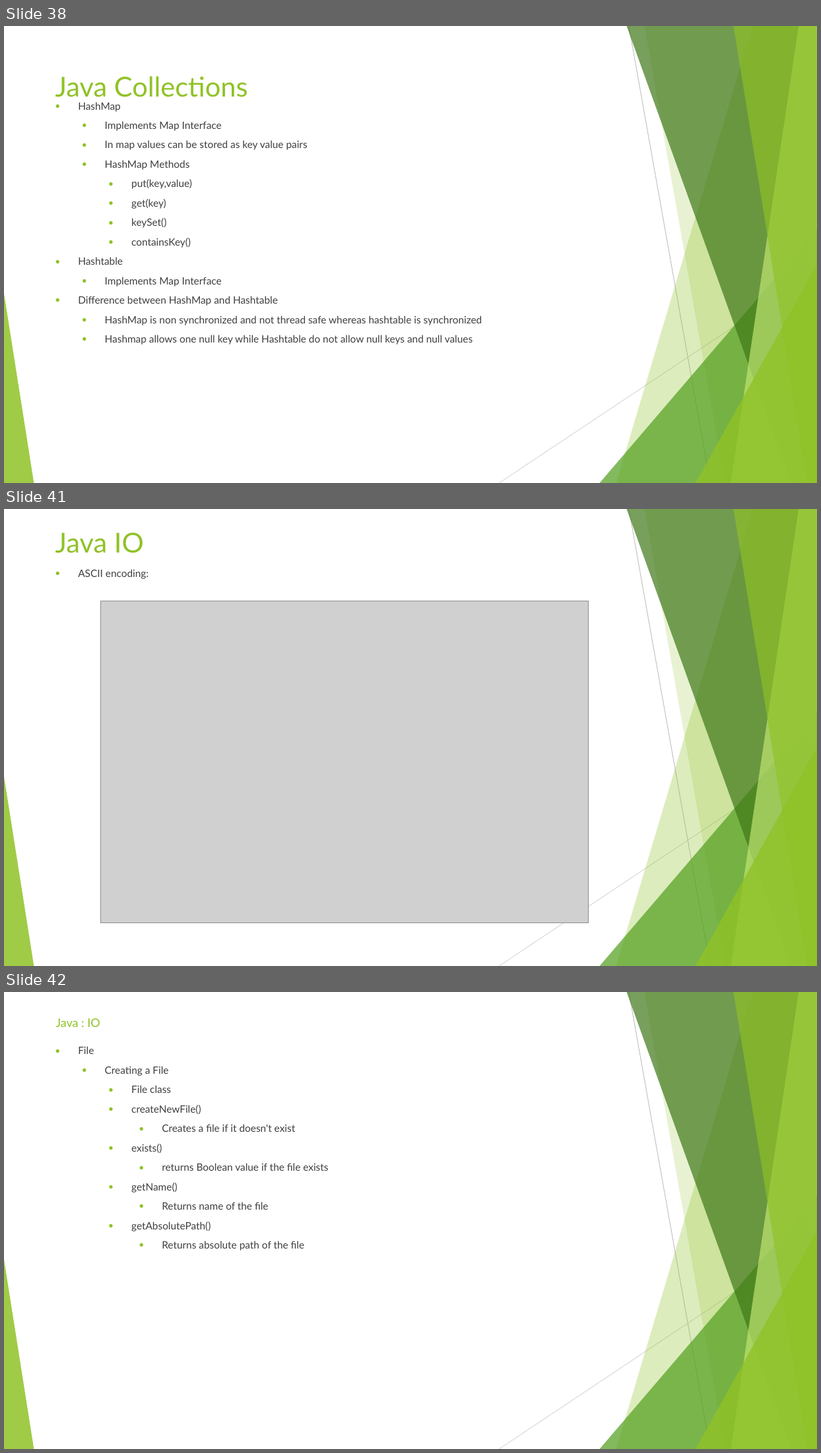
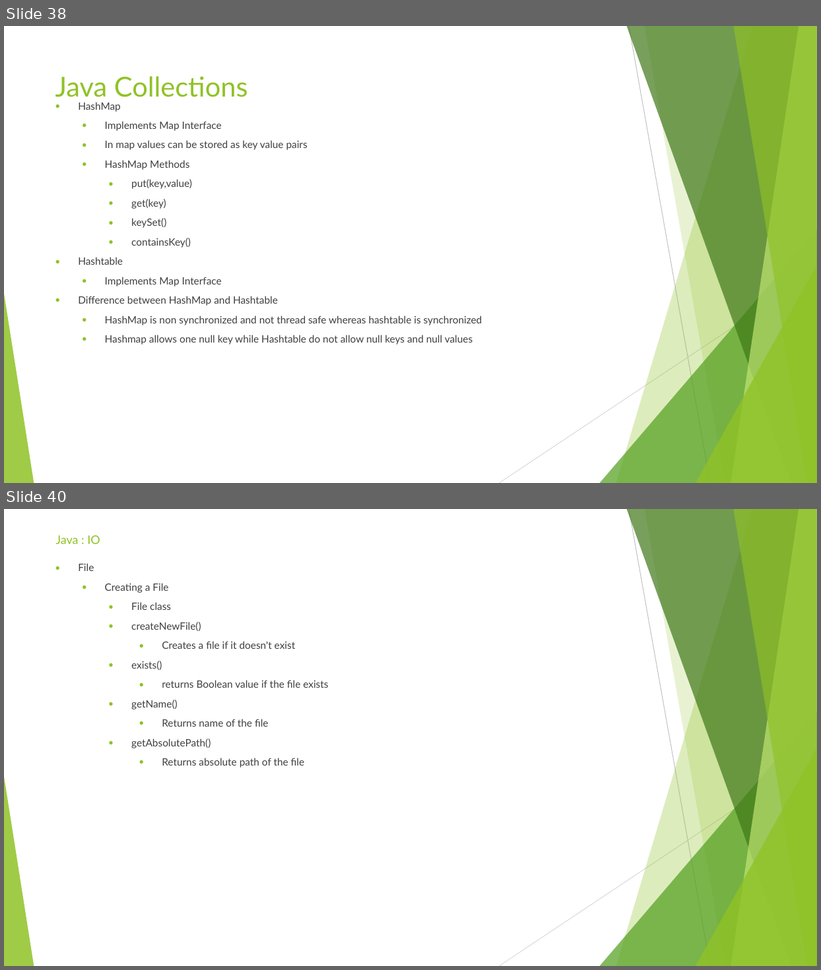
Before and after one commit to sidissir/mk-java-training, a slide deck: AutomationPPT.pptx. Shown one above the other, each under a label of ours: slides 38, 41 and 42 before the commit, slides 38 and 40 after it; the slides between them are not shown. The pictures are 821x1453 and 821x970 pixels, drawn with LibreOffice and Linux fonts; fonts in the diff are those of the drawing; grey boxes stand for pictures. Boxes give left, top, right and bottom in pixels: in the first picture for what was removed or moved away, otherwise in the second. Text is boxed around its words. In the diff, an @@ line names an element or a change of style, - is before the commit and + after.

Commit message:
Java IO

```diff
--- a/AutomationPPT.pptx
+++ b/AutomationPPT.pptx
@@ slide 41 removed at bbox=[4, 509, 817, 966], background #FFFFFF; not listed: 10 template elements that a slide beside it also shows @@
@@ title removed at bbox=[55, 533, 144, 553] @@
-Java IO
@@ text removed at bbox=[78, 569, 149, 579] @@
-● ASCII encoding:
@@ picture removed at bbox=[100, 601, 588, 923] @@
@@ what was slide 42 is now slide 40 @@
```
Also in this commit, not shown: 2 slides changed, 1 other slide removed, 19 other files.
